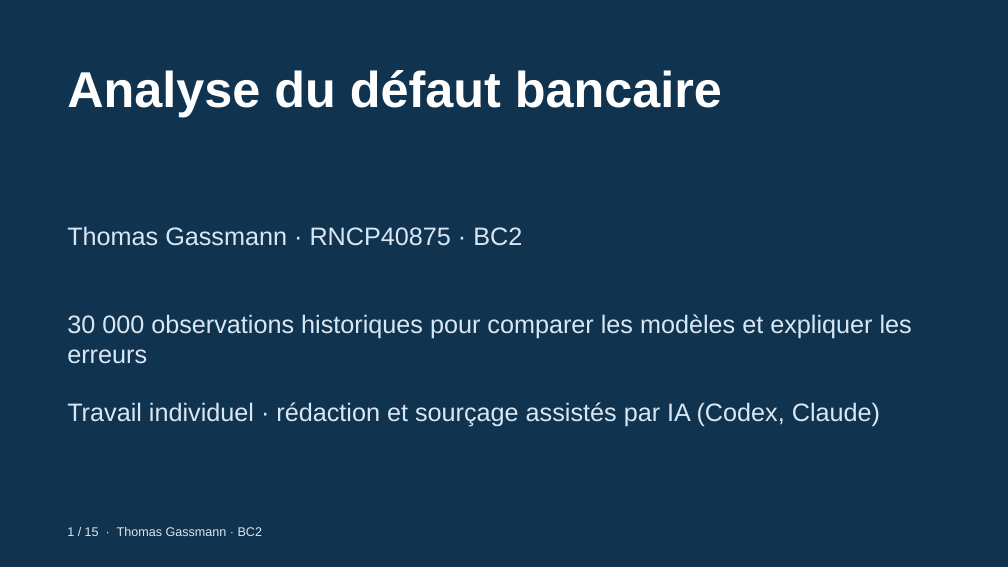
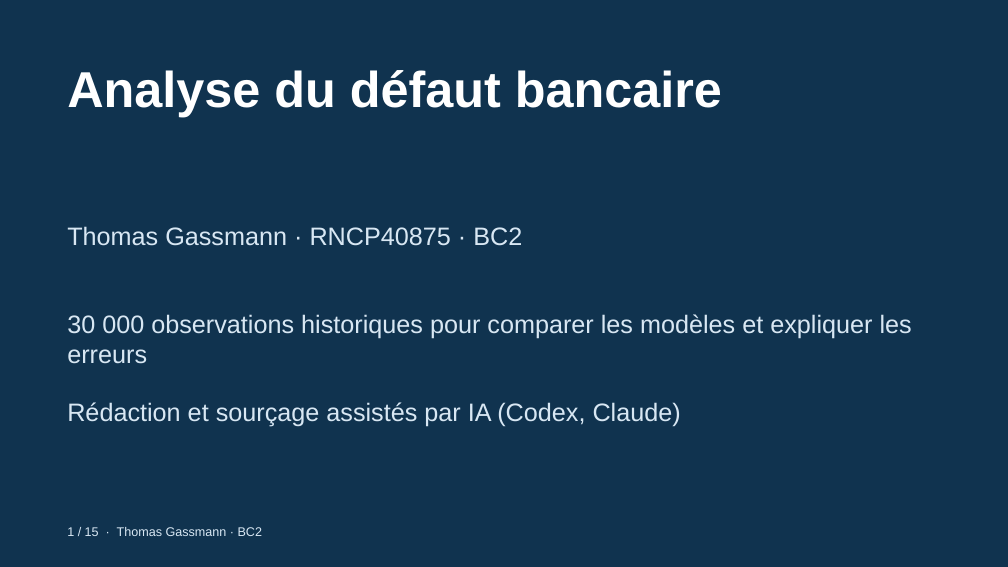
Before and after one commit to Thomasgsn/BC2-Analyse-De-Donn-es, a slide deck: slide 1 of output/presentations/soutenance-bc2-thomas-gassmann.pptx. Drawn at 1008x567 pixels with LibreOffice and Linux fonts; fonts in the diff are those of the drawing. Boxes give left, top, right and bottom in pixels: in the first picture for what was removed or moved away, otherwise in the second. Text is boxed around its words. In the diff, an @@ line names an element or a change of style, - is before the commit and + after.

Commit message:
docs(bc2): retirer l'en-tête auteur et la formule d'engagement des PDF
Rapport PDF et support régénérés sans la ligne « travail individuel » ni « j'assume le contenu ».

```diff
--- a/output/presentations/soutenance-bc2-thomas-gassmann.pptx
+++ b/output/presentations/soutenance-bc2-thomas-gassmann.pptx
@@ text at [67,402,681,427]: text changed @@
-Travail individuel · rédaction et sourçage assistés par IA (Codex, Claude)
+Rédaction et sourçage assistés par IA (Codex, Claude)
```
Also in this commit, not shown: 6 other files.
